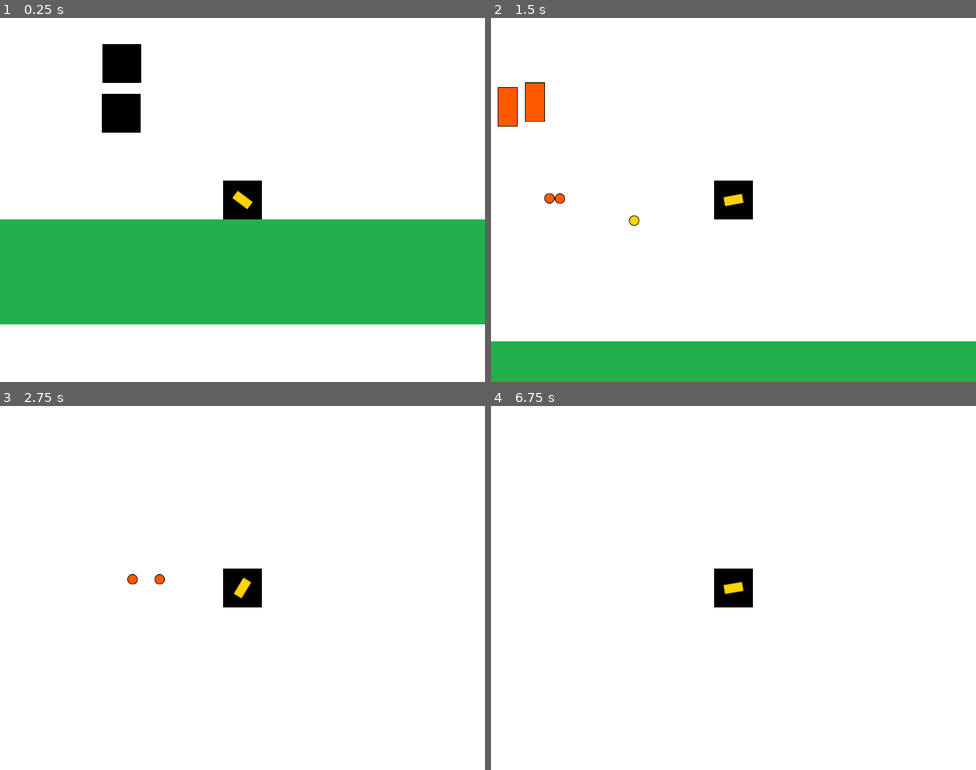
Above: before the commit, frames 1-4 (two rows, left to right).
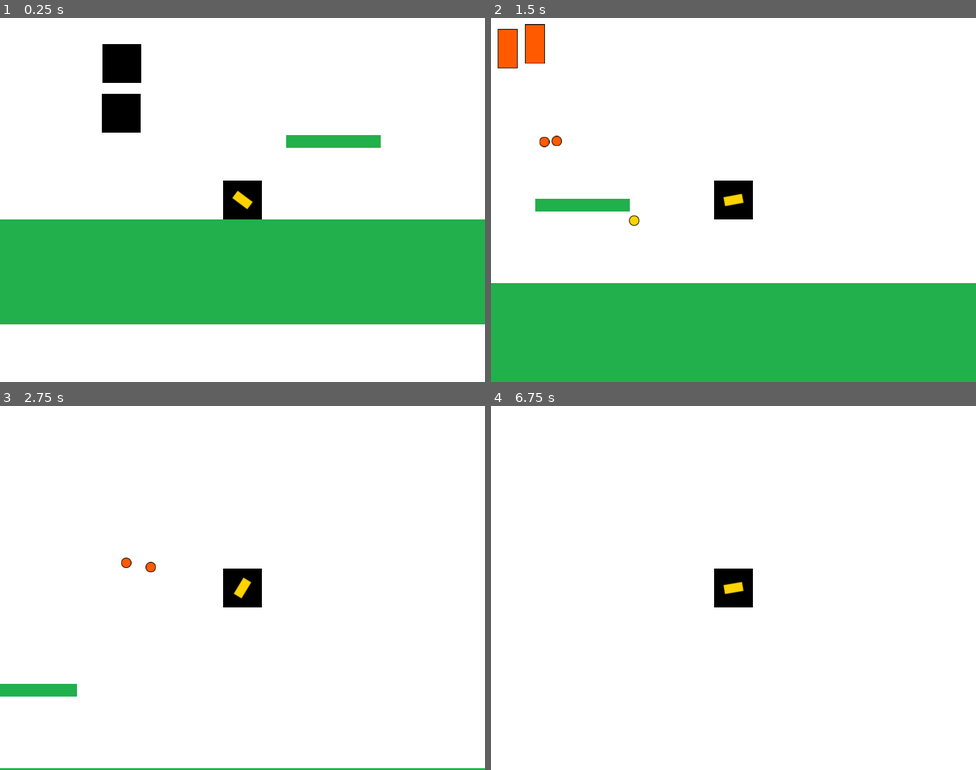
Above: after the commit, the same moments.

Repository: ximena-bogado/entregas-ipv-ximena-bogado
Game: Godot game, scene res://Main.tscn
The game is run twice, just before and just after one commit, with the same random seed, the same clock (stepped at 60 frames per second) and the same inputs.
Inputs (mouse positions are in pixels of both pictures, inside the frame that each line leads up to):
- Up to frame 1 (0.25 s): no input
- Up to frame 2 (1.5 s): move the mouse to (840, 181) at 0.52 s; hold D (move_right) 0.53-1.28 s; click (840, 181) at 0.6 s; tap W (jump) at 0.77 s; move the mouse to (636, 218) at 1.27 s; hold A (move_left) from 1.28 s (still down); click (636, 218) at 1.35 s
- Up to frame 3 (2.75 s): tap W (jump) at 1.52 s; move the mouse to (291, 507) at 2.02 s; release A (move_left) at 2.03 s; hold D (move_right) from 2.03 s (still down); click (291, 507) at 2.1 s
- Up to frame 4 (6.75 s): move the mouse to (709, 660) at 2.77 s; click (709, 660) at 2.85 s; tap W (jump) at 3.02, 3.77, 4.52, 6.02 s; tap Enter at 3.5, 5, 6.5 s; move the mouse to (879, 642) at 3.52 s; release D (move_right) at 3.53 s; hold A (move_left) 3.53-5.78 s; click (879, 642) at 3.6 s; tap Space at 4.25, 5.75 s; move the mouse to (588, 533) at 4.27 s; click (588, 533) at 4.35 s; move the mouse to (757, 588) at 5.02 s; click (757, 588) at 5.1 s; move the mouse to (660, 497) at 5.77 s; hold D (move_right) from 5.78 s (still down); click (660, 497) at 5.85 s; move the mouse to (840, 569) at 6.52 s; click (840, 569) at 6.6 s

The runs differ from the first frame. In frame 1, 0.7% of the frame differs, in the area x 59-79%, y 32-36%; in frame 2, 19%, in the area x 0-100%, y 1-89%; in frame 3, 1.3%; in frame 4, less than 0.1%.

Commit message:
WIP

Diff:
--- a/entrega-5-ximena-bogado/Main.tscn
+++ b/entrega-5-ximena-bogado/Main.tscn
@@ -7,6 +7,7 @@
 [ext_resource path="res://entities/enemies/TurretsSpawner.gd" type="Script" id=5]
 [ext_resource path="res://entities/world/Floor.tscn" type="PackedScene" id=6]
 [ext_resource path="res://entities/world/Cube.tscn" type="PackedScene" id=7]
+[ext_resource path="res://entities/world/FloatingFloor.tscn" type="PackedScene" id=8]
 
 [node name="Main" type="Node"]
 script = ExtResource( 3 )
@@ -40,6 +41,8 @@
 [node name="Floor3" parent="." instance=ExtResource( 6 )]
 position = Vector2( 2000, 515 )
 
+[node name="FloatingFloor" parent="." instance=ExtResource( 8 )]
+
 [node name="Cube" parent="." instance=ExtResource( 7 )]
 
 [node name="Cube2" parent="." instance=ExtResource( 7 )]
--- a/entrega-5-ximena-bogado/entities/enemies/Turret.gd
+++ b/entrega-5-ximena-bogado/entities/enemies/Turret.gd
@@ -1,4 +1,4 @@
-extends Sprite
+extends StaticBody2D
 
 onready var fire_position = $FirePosition
 onready var fire_timer = $FireTimer
--- a/entrega-5-ximena-bogado/entities/enemies/Turret.tscn
+++ b/entrega-5-ximena-bogado/entities/enemies/Turret.tscn
@@ -1,16 +1,25 @@
-[gd_scene load_steps=5 format=2]
+[gd_scene load_steps=6 format=2]
 
 [ext_resource path="res://assets/textures/turret.png" type="Texture" id=1]
 [ext_resource path="res://entities/enemies/Turret.gd" type="Script" id=2]
 [ext_resource path="res://entities/enemies/TurretProjectile.tscn" type="PackedScene" id=3]
 
+[sub_resource type="CapsuleShape2D" id=2]
+radius = 16.0
+height = 32.0
+
 [sub_resource type="CircleShape2D" id=1]
 radius = 529.024
 
-[node name="Turret" type="Sprite"]
-texture = ExtResource( 1 )
+[node name="Turret" type="StaticBody2D"]
 script = ExtResource( 2 )
 projectile_scene = ExtResource( 3 )
+
+[node name="Sprite" type="Sprite" parent="."]
+texture = ExtResource( 1 )
+
+[node name="CollisionShape2D" type="CollisionShape2D" parent="."]
+shape = SubResource( 2 )
 
 [node name="FireTimer" type="Timer" parent="."]
 
--- a/entrega-5-ximena-bogado/entities/player/Player.gd
+++ b/entrega-5-ximena-bogado/entities/player/Player.gd
@@ -1,6 +1,8 @@
 extends KinematicBody2D
 class_name Player
 onready var cannon = $Cannon
+
+signal hit
 
 export (float) var ACCELERATION:float = 20.0
 export (float) var H_SPEED_LIMIT:float = 600.0
@@ -43,3 +45,7 @@
 	_get_input()
 	velocity.y += GRAVITY
 	move_and_slide(velocity, Vector2.UP)
+
+
+func _on_DetectionArea_body_entered(body):
+	pass # Replace with function body.
--- a/entrega-5-ximena-bogado/entities/player/Player.tscn
+++ b/entrega-5-ximena-bogado/entities/player/Player.tscn
@@ -1,10 +1,14 @@
-[gd_scene load_steps=7 format=2]
+[gd_scene load_steps=8 format=2]
 
 [ext_resource path="res://entities/player/Player.gd" type="Script" id=1]
 [ext_resource path="res://assets/textures/player.png" type="Texture" id=2]
 [ext_resource path="res://assets/textures/cannon.png" type="Texture" id=3]
 [ext_resource path="res://entities/player/Cannon.gd" type="Script" id=4]
 [ext_resource path="res://entities/player/PlayerProjectile.tscn" type="PackedScene" id=5]
+
+[sub_resource type="CapsuleShape2D" id=2]
+radius = 31.0635
+height = 2.2038
 
 [sub_resource type="CapsuleShape2D" id=1]
 radius = 32.0635
@@ -13,7 +17,13 @@
 [node name="Player" type="KinematicBody2D"]
 position = Vector2( -0.0635071, 0.165405 )
 collision_layer = 2
+collision_mask = 5
 script = ExtResource( 1 )
+
+[node name="DetectionArea" type="Area2D" parent="."]
+
+[node name="CollisionShape2D" type="CollisionShape2D" parent="DetectionArea"]
+shape = SubResource( 2 )
 
 [node name="Body" type="Sprite" parent="."]
 texture = ExtResource( 2 )
@@ -28,3 +38,5 @@
 
 [node name="CollisionShape2D" type="CollisionShape2D" parent="."]
 shape = SubResource( 1 )
+
+[connection signal="body_entered" from="DetectionArea" to="." method="_on_DetectionArea_body_entered"]
--- /dev/null
+++ b/entrega-5-ximena-bogado/entities/world/FloatingFloor.tscn
@@ -0,0 +1,15 @@
+[gd_scene load_steps=3 format=2]
+
+[ext_resource path="res://assets/textures/floating_floor.png" type="Texture" id=1]
+
+[sub_resource type="RectangleShape2D" id=1]
+extents = Vector2( 78, 10 )
+
+[node name="FloatingFloor" type="StaticBody2D"]
+position = Vector2( 550, 300 )
+
+[node name="CollisionShape2D" type="CollisionShape2D" parent="."]
+shape = SubResource( 1 )
+
+[node name="Sprite" type="Sprite" parent="."]
+texture = ExtResource( 1 )
--- a/entrega-5-ximena-bogado/project.godot
+++ b/entrega-5-ximena-bogado/project.godot
@@ -30,6 +30,10 @@
 window/stretch/mode="2d"
 window/stretch/aspect="keep"
 
+[global]
+
+layer=false
+
 [input]
 
 move_left={
@@ -57,6 +61,12 @@
  ]
 }
 
+[layer_names]
+
+2d_render/layer_1="world"
+2d_render/layer_2="player"
+2d_render/layer_3="enemies"
+
 [mono]
 
 project/assembly_name="Proyecto Godot - Clase 4"
Not shown: 1 places in entrega-5-ximena-bogado/Main.tscn that only renumber resources
Binary file added: entrega-5-ximena-bogado/assets/textures/floating_floor.png
Not shown, added: entrega-5-ximena-bogado/assets/textures/floating_floor.png.import
